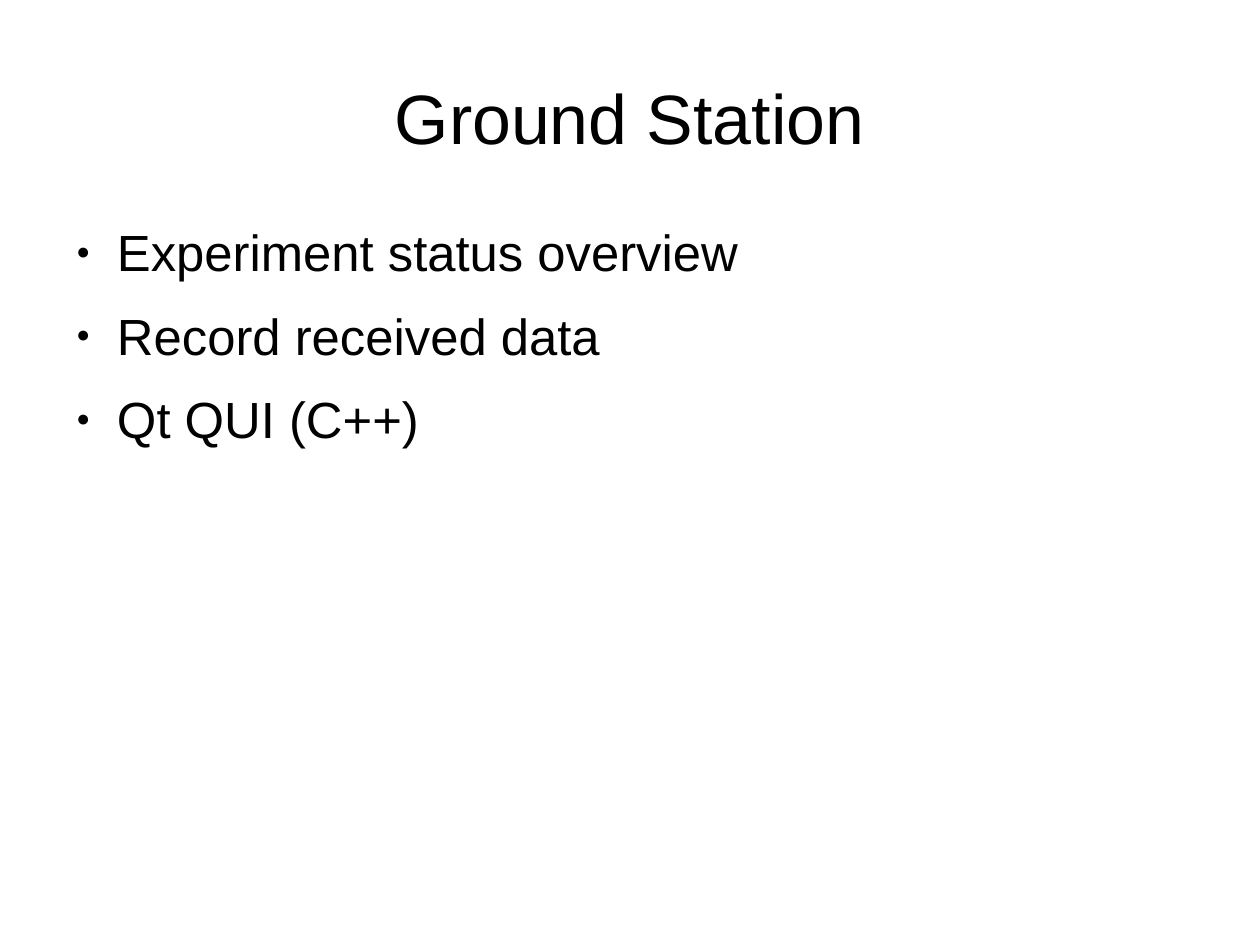
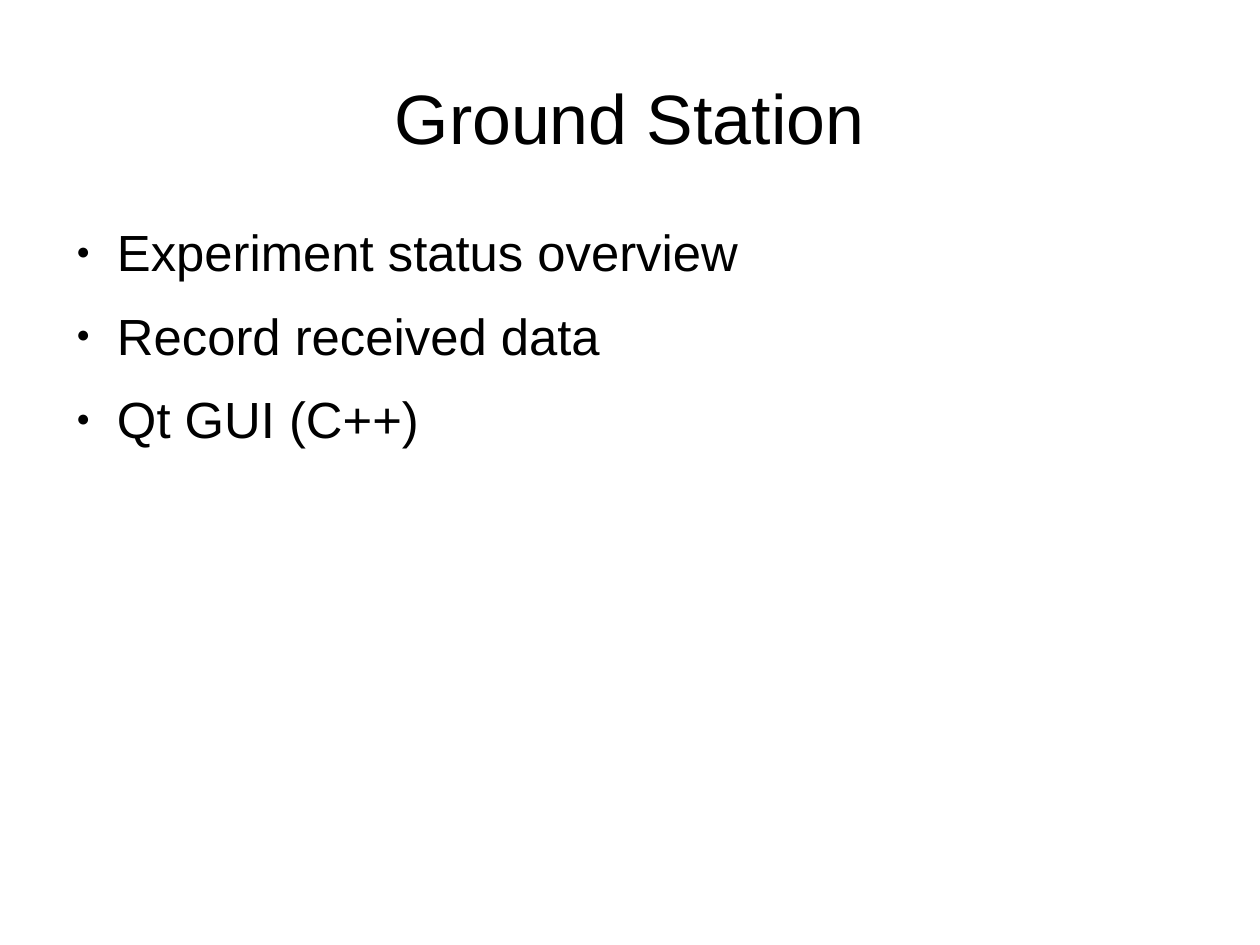
Before and after one commit to rx-viper/elektronik-und-software, a slide deck: slide 11 of presentations/PDR_Electronics.odp. Drawn at 1260x945 pixels with LibreOffice and Linux fonts; fonts in the diff are those of the drawing. Boxes give left, top, right and bottom in pixels: in the first picture for what was removed or moved away, otherwise in the second. Text is boxed around its words. In the diff, an @@ line names an element or a change of style, - is before the commit and + after.

```diff
--- a/presentations/PDR_Electronics.odp
+++ b/presentations/PDR_Electronics.odp
@@ text at [117,401,419,449]: text changed @@
-● Qt QUI (C++)
+● Qt GUI (C++)
```
Also in this commit, not shown: 1 other slide changed.
